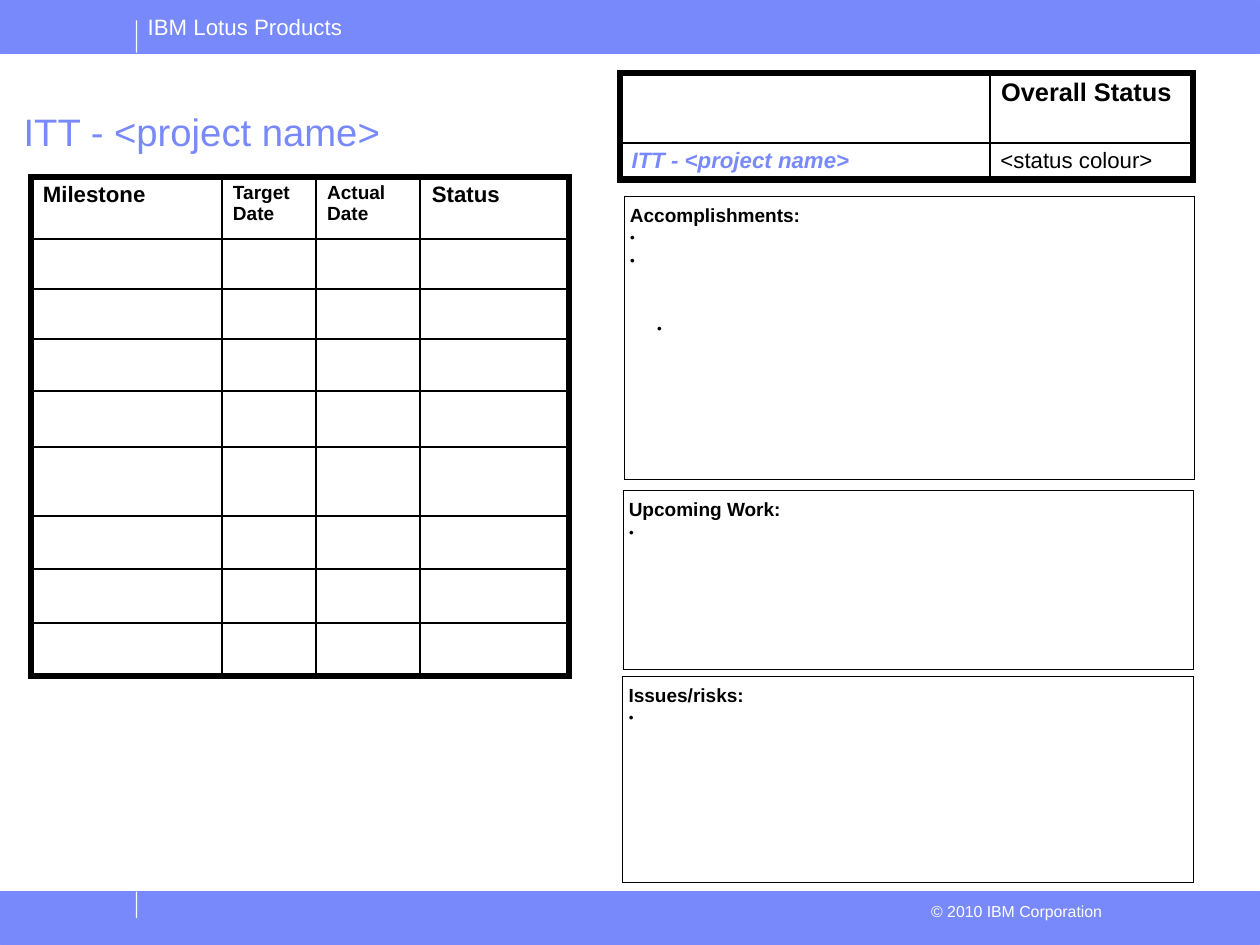
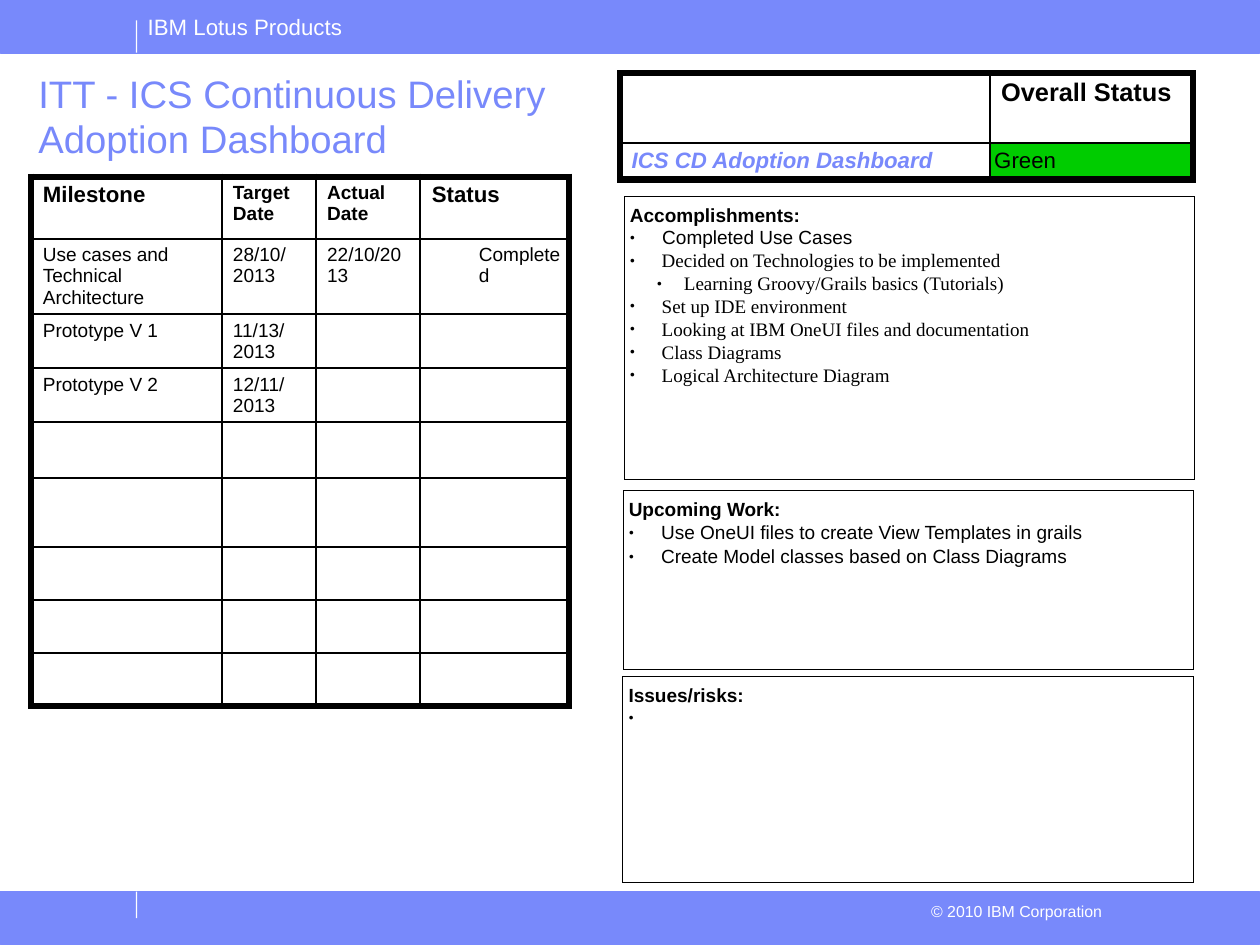
Before and after one commit to smur89/IBM-CD-Dashboard, a slide deck: slide 2 of Documentation/Project Status reports.odp. Drawn at 1260x945 pixels with LibreOffice and Linux fonts; fonts in the diff are those of the drawing; background and template pictures are left out. Boxes give left, top, right and bottom in pixels: in the first picture for what was removed or moved away, otherwise in the second. Text is boxed around its words. In the diff, an @@ line names an element or a change of style, - is before the commit and + after.

Commit message:
Updated Technical Architecture document (restructured and added DB2 description), added Class Diagrams and IBM presentation Pdf with Class diagrams and logical architecture.

```diff
--- a/Documentation/Project Status reports.odp
+++ b/Documentation/Project Status reports.odp
@@ text at <box>38,80,545,161</box>: text changed @@
-ITT - <project name>
+ITT - ICS Continuous Delivery Adoption Dashboard
@@ table at <box>621,73,1193,180</box> @@
-row 2, column 1: ITT - <project name>
+row 2, column 1: ICS CD Adoption Dashboard
-row 2, column 2: <status colour>
+row 2, column 2: Green
@@ fill #FFFFFF to #00CC00 in row 2, column 2 @@
@@ table at <box>31,176,568,705</box> @@
+row 2: Use cases and Technical Architecture | 28/10/ 2013 | 22/10/2013 | Completed
+row 3: Prototype V 1 | 11/13/ / 2013 |  | 
+row 4: Prototype V 2 | 12/11/ / 2013 |  | 
-row 7:  |  |  | 
-row 8:  |  |  | 
-row 9:  |  |  | 
@@ text in rectangle at <box>662,230,1029,386</box>: paragraphs added @@
+● Completed Use Cases
+● Decided on Technologies to be implemented
+  ● Learning Groovy/Grails basics (Tutorials)
+● Set up IDE environment
+● Looking at IBM OneUI files and documentation
+● Class Diagrams
+● Logical Architecture Diagram
@@ text in rectangle at <box>661,525,1082,567</box>: paragraphs added @@
+● Use OneUI files to create View Templates in grails
+● Create Model classes based on Class Diagrams
```
Also in this commit, not shown: 1 other slide changed, 7 other files.
